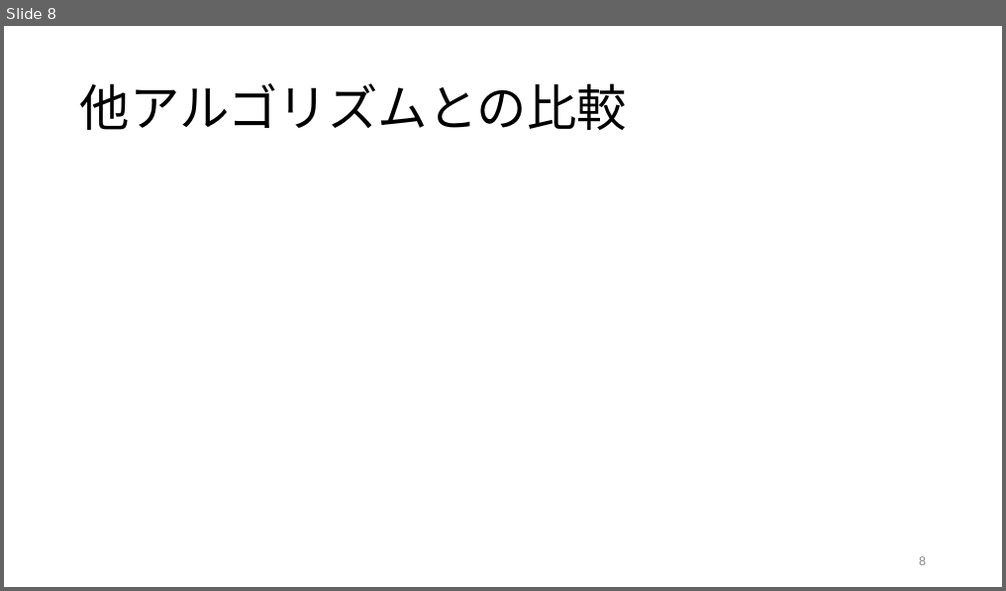
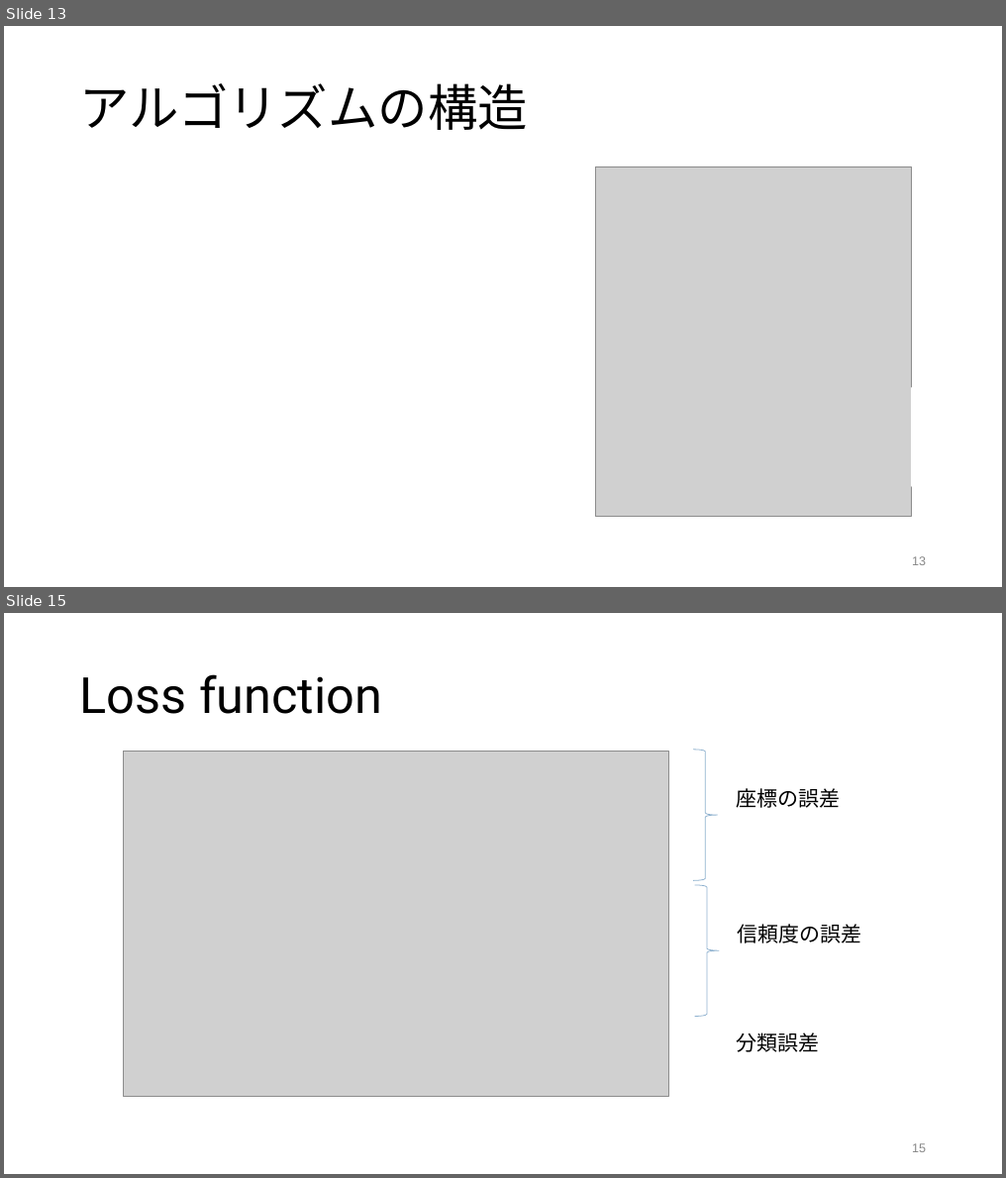
Before and after one commit to tackky/YOLO, a slide deck: yolo.pptx. Shown one above the other, each under a label of ours: slide 8 before the commit, slides 13 and 15 after it; the slides between them are not shown. The pictures are 1006x591 and 1006x1178 pixels, drawn with LibreOffice and Linux fonts; fonts in the diff are those of the drawing; grey boxes stand for pictures. Boxes give left, top, right and bottom in pixels: in the first picture for what was removed or moved away, otherwise in the second. Text is boxed around its words. In the diff, an @@ line names an element or a change of style, - is before the commit and + after.

```diff
--- a/yolo.pptx
+++ b/yolo.pptx
@@ slide 15 added at bbox=[4, 613, 1002, 1174], background #FFFFFF @@
@@ title added at bbox=[80, 674, 382, 714], 48 pt, text #000000 @@
+Loss function
@@ picture added at bbox=[124, 752, 668, 1096] @@
@@ right brace added at bbox=[693, 750, 718, 880], outline #8FB2CF 0.75 pt @@
@@ text added at bbox=[736, 788, 840, 808], 20 pt, text #000000 @@
+座標の誤差
@@ right brace added at bbox=[695, 885, 719, 1017], outline #8FB2CF 0.75 pt @@
@@ text added at bbox=[738, 924, 862, 944], 20 pt, text #000000 @@
+信頼度の誤差
@@ text added at bbox=[736, 1033, 819, 1053], 20 pt, text #000000 @@
+分類誤差
@@ page number added at bbox=[912, 1144, 926, 1153], 12 pt, text #888888 @@
+15
@@ what was slide 8 is now slide 13 @@
@@ slide 13 changed as well @@
@@ title at bbox=[80, 83, 528, 130]: text changed @@
-他アルゴリズムとの比較
+アルゴリズムの構造
@@ picture added at bbox=[596, 167, 912, 516] @@
@@ rectangle added at bbox=[912, 388, 955, 486], fill #FFFFFF, outline #FFFFFF 2 pt @@
@@ page number at bbox=[912, 557, 926, 566]: text changed @@
-8
+13
```
Also in this commit, not shown: 6 other slides changed, 10 other slides added, 2 slides removed, 1 other file.
